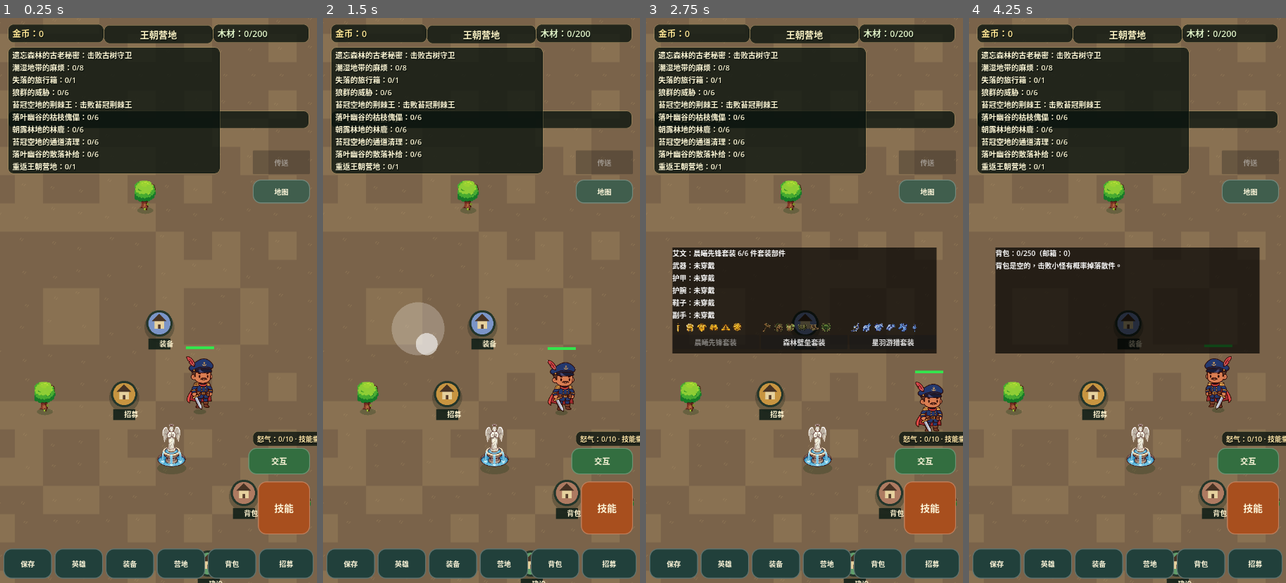
Above: before the commit, frames 1-4 (left to right).
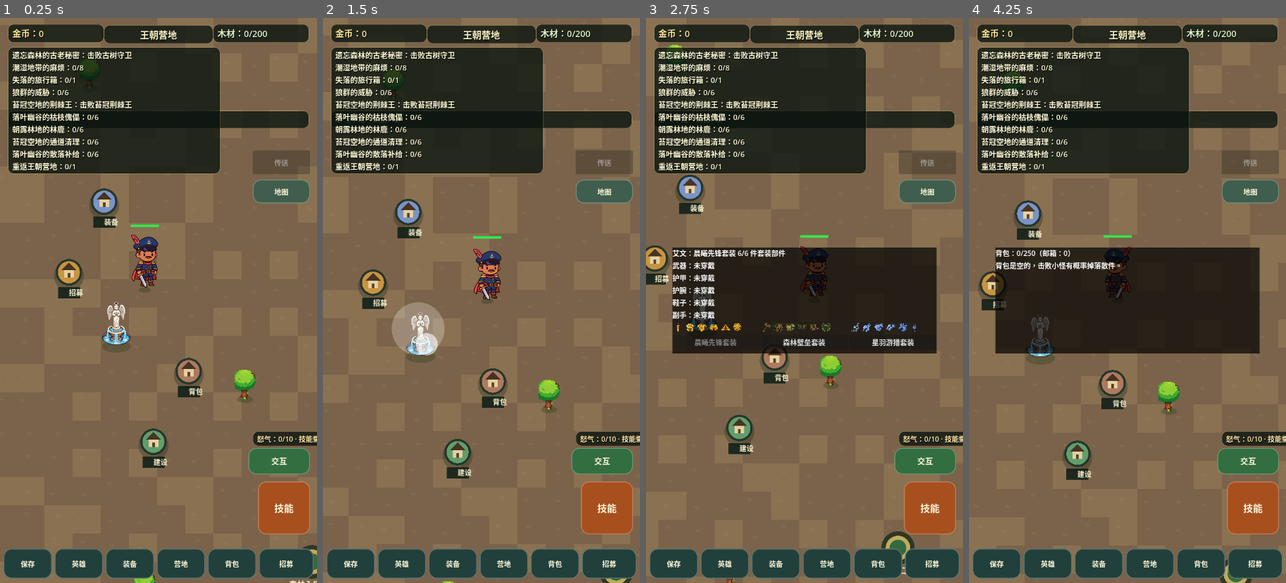
Above: after the commit, the same moments.

Repository: oneyi53/game
Game: Godot game, scene res://scenes/main.tscn
Two runs of this game, one before a commit and one after it. Both use one fixed random seed, a clock stepped at 60 frames per second and the inputs below.
Inputs (mouse positions are in pixels of both pictures, inside the frame that each line leads up to):
- Up to frame 1 (0.25 s): no input
- Up to frame 2 (1.5 s): tap Enter at 0.5 s; move the mouse to (551, 272) at 0.52 s; hold Right (ui_right) 0.53-1.25 s; tap E at 0.6 s; click (551, 272) at 0.67 s; tap Space at 0.77 s; drag from (418, 328) to (465, 413) at 1.27 s
- Up to frame 3 (2.75 s): move the mouse to (836, 176) at 2.02 s; hold Right (ui_right) from 2.03 s (still down); tap Q at 2.1 s
- Up to frame 4 (4.25 s): release Right (ui_right) at 2.75 s; drag from (1111, 413) to (1032, 215) at 2.77 s; move the mouse to (1222, 385) at 3.52 s; hold Left (ui_left) from 3.53 s (still down); tap B at 3.6 s; tap Space at 3.77 s

The runs differ from the first frame. In frame 1, 6.5% of the frame differs, in the area x 0-100%, y 0-100%; in frame 2, 6.7%; in frame 3, 5.8%; in frame 4, 6.1%.

Commit message:
Expand camera limits to full portrait world projection

Diff:
--- a/scenes/main.tscn
+++ b/scenes/main.tscn
@@ -20,14 +20,14 @@
 script = ExtResource("2_map")
 
 [node name="Camera" type="Camera2D" parent="."]
-position = Vector2(375, 750)
+position = Vector2(600, 1200)
 zoom = Vector2(1, 1)
 position_smoothing_enabled = true
 position_smoothing_speed = 5.0
 limit_left = 0
 limit_top = 0
-limit_right = 750
-limit_bottom = 1500
+limit_right = 1200
+limit_bottom = 2400
 
 [node name="Heroes" type="Node2D" parent="."]
 
